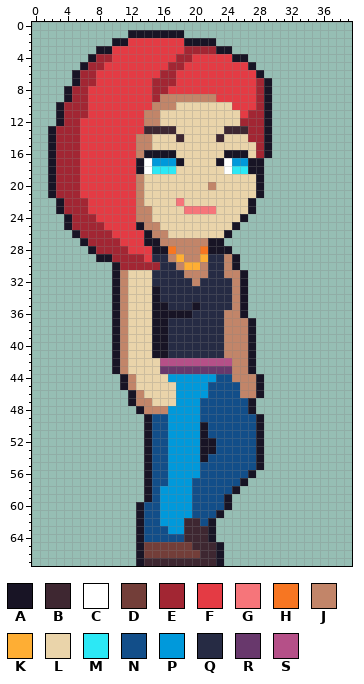
Sprite sheet: assets/Players/Mitchell/Mitchell7.png. Above is the file before it was changed.
Rulers count pixels.
Palette (. is transparent): A #181425  B #3e2731  C #ffffff  D #733e39  E #a22633  F #e43b44  G #f6757a  H #f77622  J #c28569  K #feae34  L #ead4aa  M #2ce8f5  N #124e89  P #0099db  Q #262b44  R #68386c  S #b55088
Pixels before (only the part around the change), first column x 0:
 0 ...................................
 1 ............AAAAAAA................
 2 ..........AAFFFFFFFAAAA............
 3 ........AAFFFFFFFFFEEEEAA..........
 4 .......AEEFFFFFFFFEEFFFFFAA........
 5 ......AEEFFFFFFFFEEFFFFFFFFA.......
 6 .....AEEFFFFFFFFEEFFFFFFFFFFA......
 7 .....AEEFFFFFFFEEEFFFFFFFFFFEA.....
 8 ....AEEFFFFFFFFEEFFFFFFFFFFFEA.....
 9 ....AEEFFFFFFFFEJJJJJJJFFFFFEA.....
10 ...AEEEFFFFFFFFJJJLLLLLLLFFFEA.....
11 ...AEEEFFFFFFFJJLLLLLLLLLLFEEA.....
12 ...AEEFFFFFFFFJJLLLLLLLLLLEEEA.....
13 ..AEEEFFFFFFFFBBBBLLLLLLBBBEEA.....
14 ..AEEEFFFFFFFJJLLLBLLLLBLLLEEA.....
15 ..AEEEFFFFFFFJJLLLLLLLLLLLLLEA.....
16 ..AEEEFFFFFFFJAAAALLLLLLAAALEA.....
17 ..AEEEFFFFFFFACPPPALLLLACPPAA......
18 ..AEEEFFFFFFFACMMMLLLLLLCMMAA......
19 ..AEEEFFFFFFFJLLLLLLLLLLLLLLA......
20 ..AEEEFFFFFFFJLLLLLLLLJLLLLLA......
21 ..AEEEFFFFFFFJLLLLLLLLLLLLLLA......
22 ...AEEEFFFFFFJLLLLGLLLLLLLLA.......
23 ...AEEEFFFFFFJJLLLLGGGGLLLLA.......
24 ....AEEEFFFFFJJLLLLLLLLLLLA........
25 ....AEEEEFFFFAJJLLLLLLLLLA.........
26 .....AEEEEFFFFAJJLLLLLLLA..........
27 ......AEEEEFFFAAJJJJJJAA...........
28 .......AEEEEFFFAAHJJJHAAA..........
29 ........AAEEEEFQQJKJJKQQJA.........
30 ..........AEEEEEQQJKKJQQJA.........
31 ..........AJLLLQQQQJJJQQJJA........
32 ..........AJLLLQQQQQJQQQQJA........
33 ..........AJLLLAQQQQQQQQQJA........
34 ..........AJLLLAQQQQQQQQQJA........
35 ..........AJLLLAAQQQAQQQQJA........
36 ..........AJLLLAAAAAQQQQJJA........
37 ..........AJLLLAAQQQQQQQJJJA.......
38 ..........AJLLLAAQQQQQQQJJJA.......
39 ..........AJLLLAAQQQQQQQJJJA.......
40 ..........AJLLLAAQQQQQQQJJJA.......
41 ..........AJLLLAAQQQQQQQJJJA.......
42 ..........AJLLLLSSSSSSSSSJJA.......
43 ..........AJLLLLRRRRRRRRRJJA.......
44 ...........AJLLLLPPPPPPNNJJJA......
45 ...........AJLLLLLPPPPNNNNJJA......
46 ............AJLLLLPPPPNNNNJJA......
47 ............AJJLLLPPPNNNNNNA.......
48 .............AJJJPPPPNNNNNNA.......
49 ..............ANNPPPPNNNNNNNA......
50 ..............ANNPPPPANNNNNNA......
51 ..............ANNPPPPANNNNNNA......
52 ..............ANNPPPPAANNNNNA......
53 ..............ANNPPPPAANNNNNA......
54 ..............ANNPPPPANNNNNNA......
55 ..............ANNPPPPNNNNNNNA......
56 ..............ANNPPPPNNNNNNA.......
57 ..............ANNPPPNNNNNNA........
58 ..............ANPPPPNNNNNA.........
59 ..............ANPPPPNNNNA..........
60 .............ANNPPPPNNNNA..........
61 .............ANNPPPPNNNA...........
62 .............ANNPPPBBNA............
63 .............ANNNPPBBBA............
64 .............ANNNNNBBBA............
65 .............ADDDDDDBBBA...........
66 .............ADDDDDDDBBA...........
67 .............ABBBBBBBBBA...........
Once edited:
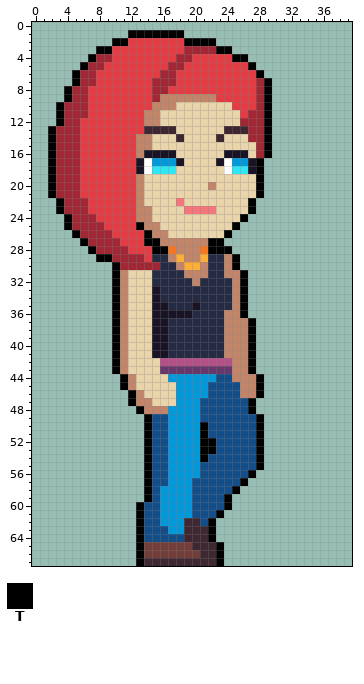
Colours new in this view: T #000000
Difference:
file 80x136 -> 40x68 pixels (blocks of 2x2 -> 1x1; one block is one cell here)
The author changed colour A to colour T in row 1 at x 12 to 18; in row 2 at x 10 to 11 and 19 to 22; in row 3 at x 8 to 9 and 23 to 24; in row 4 at x 7 and 25 to 26; in row 5 at x 6 and 27; in row 6 at x 5 and 28.
The author changed colour A to colour T in row 7 at x 5 and 29; in rows 8 to 9 at x 4 and 29; in rows 10 to 12 at x 3 and 29; in rows 13 to 16 at x 2 and 29; in rows 17 to 21 at x 2 and 28; in rows 22 to 23 at x 3 and 27.
The author changed colour A to colour T in row 24 at x 4 and 26; in row 25 at x 4, 13 and 25; in row 26 at x 5, 14 and 24; in row 27 at x 6, 14 to 15 and 22 to 23; in row 28 at x 7, 15 to 16 and 22 to 24; in row 29 at x 8 to 9 and 25.
The author changed colour A to colour T in row 30 at x 10 and 25; in rows 31 to 36 at x 10 and 26; in rows 37 to 43 at x 10 and 27; in rows 44 to 45 at x 11 and 28; in row 46 at x 12 and 28; in row 47 at x 12 and 27.
The author changed colour A to colour T in row 48 at x 13 and 27; in row 49 at x 14 and 28; in rows 50 to 51 at x 14, 21 and 28; in rows 52 to 53 at x 14, 21 to 22 and 28; in row 54 at x 14, 21 and 28; in row 55 at x 14 and 28.
The author changed colour A to colour T in row 56 at x 14 and 27; in row 57 at x 14 and 26; in row 58 at x 14 and 25; in row 59 at x 14 and 24; in row 60 at x 13 and 24; in row 61 at x 13 and 23.
The author changed colour A to colour T in rows 62 to 64 at x 13 and 22; in rows 65 to 67 at x 13 and 23.
Where, in picture pixels (left, top, right, bottom), the same in both pictures:
changed: (48, 30, 272, 566)
